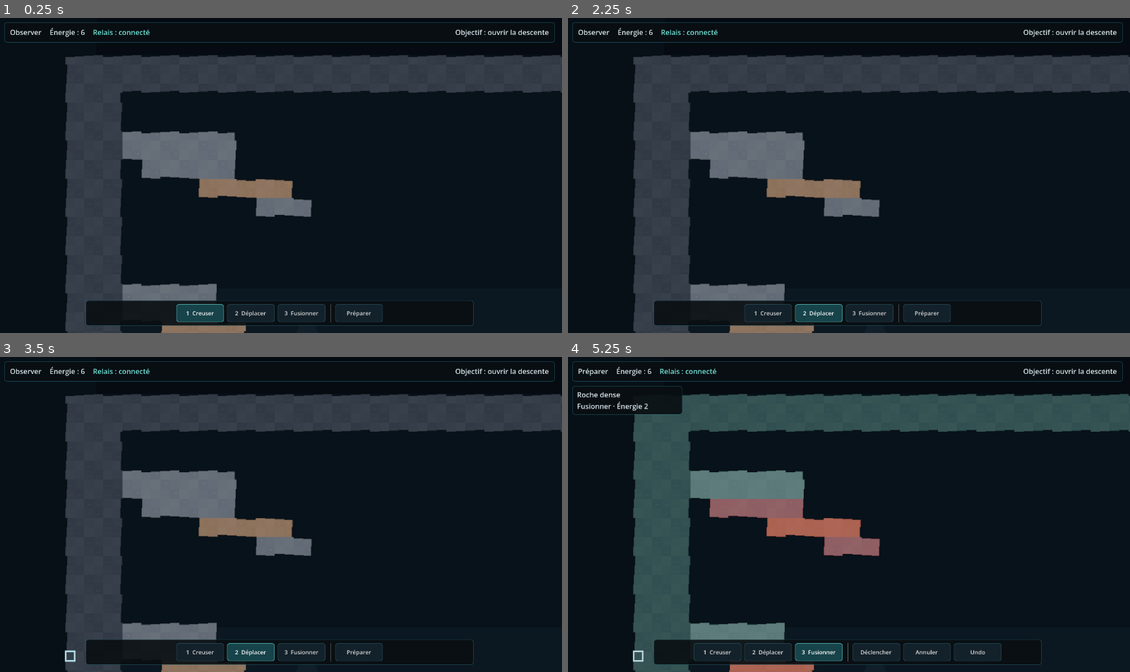
Above: before the commit, frames 1-4 (two rows, left to right).
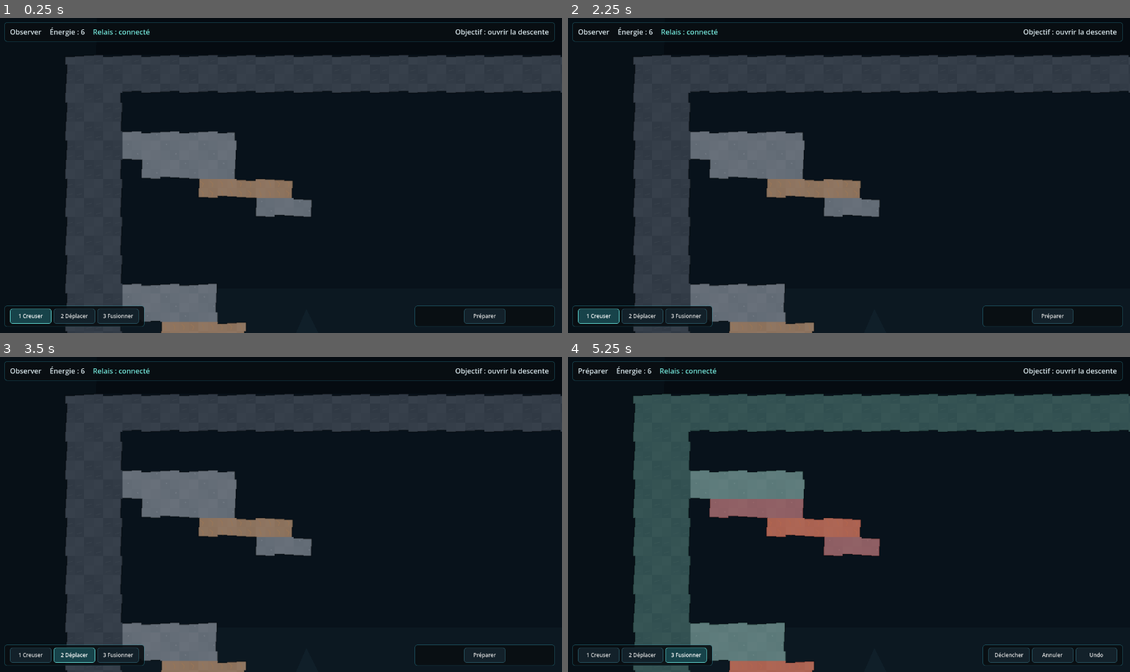
Above: after the commit, the same moments.

Repository: devjonathan1999-del/Project-Digger
Game: Godot game, scene res://scenes/main.tscn
The game is run twice, just before and just after one commit, with the same random seed, the same clock (stepped at 60 frames per second) and the same inputs.
Inputs (mouse positions are in pixels of both pictures, inside the frame that each line leads up to):
- Up to frame 1 (0.25 s): no input
- Up to frame 2 (2.25 s): click (770, 314) at 0.5 s, where only the run before the commit has a clickable "1 Creuser"; click (596, 317) at 1.25 s, where only the run after the commit has a clickable "1 Creuser"; click (820, 314) at 2 s, where only the run before the commit has a clickable "2 Déplacer"
- Up to frame 3 (3.5 s): click (73, 656) at 2.75 s, where only the run after the commit has a clickable "2 Déplacer"
- Up to frame 4 (5.25 s): click (871, 653) at 3.5 s, where only the run before the commit has a clickable "3 Fusionner"; click (686, 656) at 4.25 s, where only the run after the commit has a clickable "3 Fusionner"; click "Préparer" at 5 s

The runs differ from the first frame. In frame 1, 3.2% of the frame differs, in the area x 0-99%, y 2-98%; in frame 2, 3.6%; in frame 3, 3.5%; in frame 4, 4.6%.

Commit message:
feat: keep cave centre clear with split controls

Diff:
--- a/src/ui/hud.gd
+++ b/src/ui/hud.gd
@@ -33,11 +33,11 @@
     status_panel.offset_left = 16
     status_panel.offset_top = 16
     status_panel.offset_right = -16
-    status_panel.offset_bottom = 62
+    status_panel.offset_bottom = 60
     status_panel.add_theme_stylebox_override("panel", _panel_style())
     root.add_child(status_panel)
 
-    var status_margin := _margin_container(12, 8)
+    var status_margin := _margin_container(12, 7)
     status_panel.add_child(status_margin)
     var status_row := HBoxContainer.new()
     status_row.add_theme_constant_override("separation", 18)
@@ -53,43 +53,57 @@
     _objective_label.autowrap_mode = TextServer.AUTOWRAP_WORD_SMART
 
     _context_panel = PanelContainer.new()
-    _context_panel.position = Vector2(16, 72)
-    _context_panel.custom_minimum_size = Vector2(250, 52)
+    _context_panel.position = Vector2(16, 70)
+    _context_panel.custom_minimum_size = Vector2(238, 48)
     _context_panel.add_theme_stylebox_override("panel", _panel_style())
     _context_panel.visible = false
     root.add_child(_context_panel)
-    var context_margin := _margin_container(10, 7)
+    var context_margin := _margin_container(9, 6)
     _context_panel.add_child(context_margin)
     _context_label = _make_label(context_margin, "")
 
+    # Keep the centre-bottom of the cave clear. Tools live on the left and
+    # state actions on the right so the descent remains visible.
     var tool_panel := PanelContainer.new()
-    tool_panel.set_anchors_preset(Control.PRESET_CENTER_BOTTOM)
-    tool_panel.offset_left = -440
-    tool_panel.offset_top = -74
-    tool_panel.offset_right = 440
-    tool_panel.offset_bottom = -16
+    tool_panel.set_anchors_preset(Control.PRESET_BOTTOM_LEFT)
+    tool_panel.offset_left = 16
+    tool_panel.offset_top = -62
+    tool_panel.offset_right = 334
+    tool_panel.offset_bottom = -14
     tool_panel.add_theme_stylebox_override("panel", _panel_style())
     root.add_child(tool_panel)
 
-    var tool_margin := _margin_container(10, 8)
+    var tool_margin := _margin_container(7, 6)
     tool_panel.add_child(tool_margin)
     var tool_row := HBoxContainer.new()
     tool_row.alignment = BoxContainer.ALIGNMENT_CENTER
-    tool_row.add_theme_constant_override("separation", 7)
+    tool_row.add_theme_constant_override("separation", 5)
     tool_margin.add_child(tool_row)
 
-    _tool_buttons[&"dig"] = _make_tool_button(tool_row, "1  Creuser", &"dig")
-    _tool_buttons[&"move"] = _make_tool_button(tool_row, "2  Déplacer", &"move")
-    _tool_buttons[&"fuse"] = _make_tool_button(tool_row, "3  Fusionner", &"fuse")
-
-    var separator := VSeparator.new()
-    separator.custom_minimum_size.x = 8
-    tool_row.add_child(separator)
-
-    _prepare_button = _make_button(tool_row, "Préparer", func() -> void: prepare_pressed.emit())
-    _trigger_button = _make_button(tool_row, "Déclencher", func() -> void: trigger_pressed.emit())
-    _cancel_button = _make_button(tool_row, "Annuler", func() -> void: cancel_pressed.emit())
-    _undo_button = _make_button(tool_row, "Undo", func() -> void: undo_pressed.emit())
+    _tool_buttons[&"dig"] = _make_tool_button(tool_row, "1 Creuser", &"dig")
+    _tool_buttons[&"move"] = _make_tool_button(tool_row, "2 Déplacer", &"move")
+    _tool_buttons[&"fuse"] = _make_tool_button(tool_row, "3 Fusionner", &"fuse")
+
+    var action_panel := PanelContainer.new()
+    action_panel.set_anchors_preset(Control.PRESET_BOTTOM_RIGHT)
+    action_panel.offset_left = -334
+    action_panel.offset_top = -62
+    action_panel.offset_right = -16
+    action_panel.offset_bottom = -14
+    action_panel.add_theme_stylebox_override("panel", _panel_style())
+    root.add_child(action_panel)
+
+    var action_margin := _margin_container(7, 6)
+    action_panel.add_child(action_margin)
+    var action_row := HBoxContainer.new()
+    action_row.alignment = BoxContainer.ALIGNMENT_CENTER
+    action_row.add_theme_constant_override("separation", 5)
+    action_margin.add_child(action_row)
+
+    _prepare_button = _make_button(action_row, "Préparer", func() -> void: prepare_pressed.emit())
+    _trigger_button = _make_button(action_row, "Déclencher", func() -> void: trigger_pressed.emit())
+    _cancel_button = _make_button(action_row, "Annuler", func() -> void: cancel_pressed.emit())
+    _undo_button = _make_button(action_row, "Undo", func() -> void: undo_pressed.emit())
 
     _refresh_tool_state()
     _refresh_buttons()
@@ -153,8 +167,8 @@
 func _make_button(parent: Control, text: String, callback: Callable) -> Button:
     var button := Button.new()
     button.text = text
-    button.custom_minimum_size = Vector2(108, 38)
-    button.add_theme_font_size_override("font_size", 13)
+    button.custom_minimum_size = Vector2(94, 34)
+    button.add_theme_font_size_override("font_size", 12)
     button.add_theme_stylebox_override("normal", _button_style(Color("#13212a"), Color(0.22, 0.47, 0.54, 0.65)))
     button.add_theme_stylebox_override("hover", _button_style(Color("#19313a"), Color(0.35, 0.72, 0.76, 0.85)))
     button.add_theme_stylebox_override("pressed", _button_style(Color("#17434a"), Color("#61d4cf")))
@@ -190,8 +204,8 @@
     style.border_color = border
     style.set_border_width_all(1)
     style.set_corner_radius_all(5)
-    style.content_margin_left = 10
-    style.content_margin_right = 10
+    style.content_margin_left = 8
+    style.content_margin_right = 8
     return style
 
 func _refresh_tool_state() -> void:
